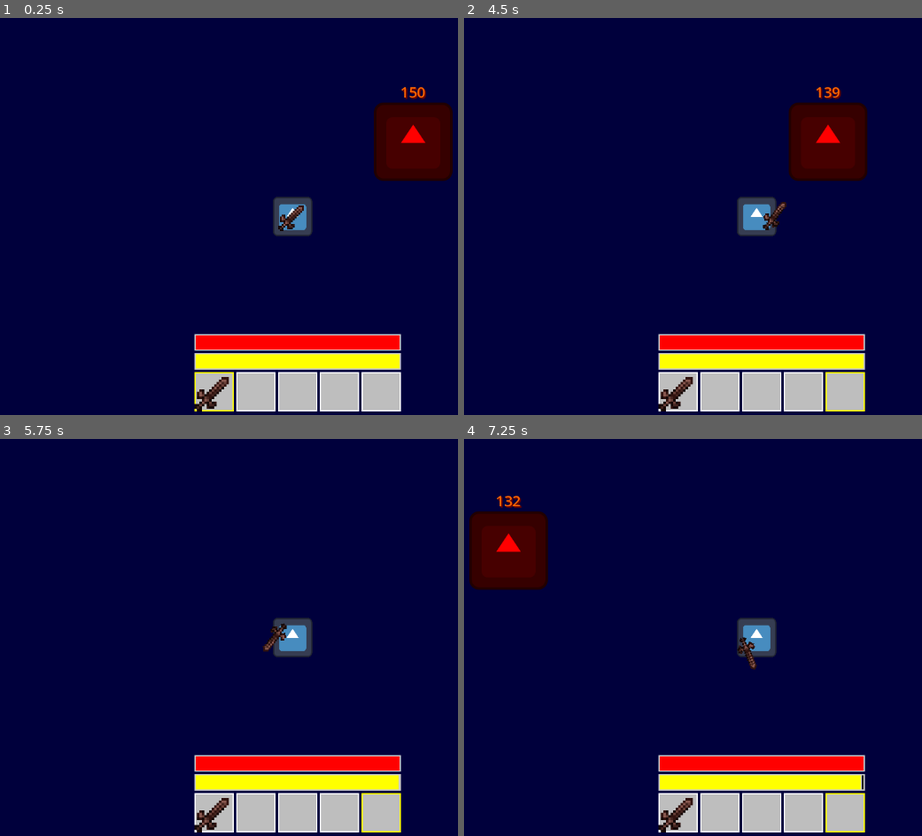
Above: before the commit, frames 1-4 (two rows, left to right).
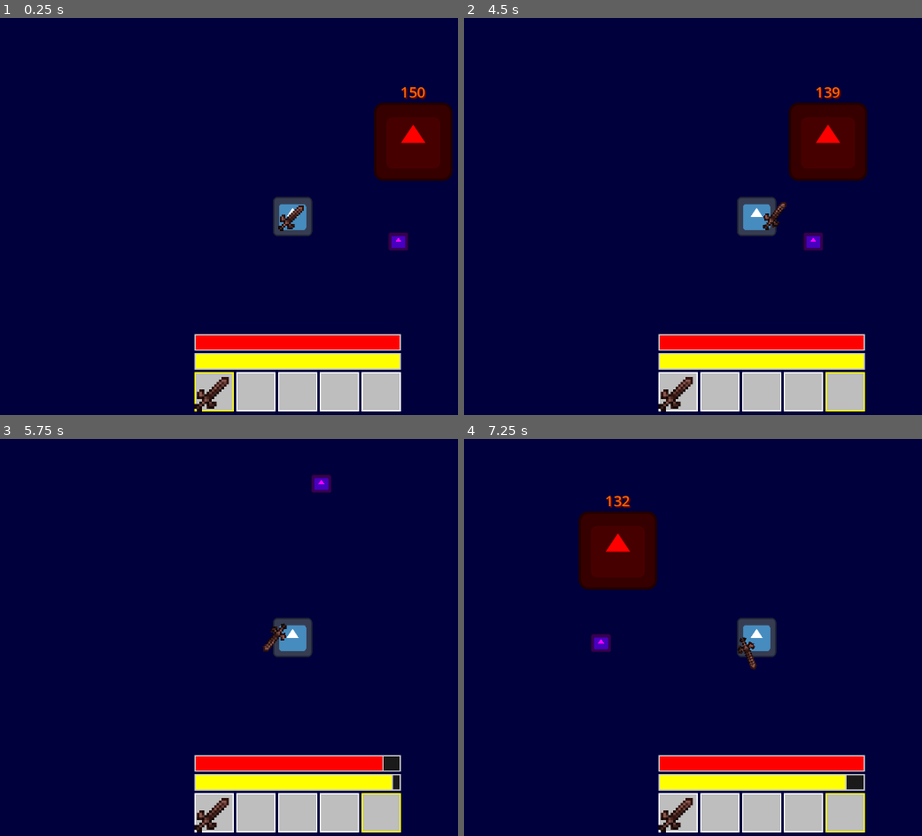
Above: after the commit, the same moments.

Repository: Bruhdows/fuel-the-flame
Game: Godot game, scene res://scenes/game.tscn
The game is run twice, just before and just after one commit, with the same random seed, the same clock (stepped at 60 frames per second) and the same inputs. The engine's default icon, where the game draws it, is replaced by a stand-in: a white triangle on a blue panel in a dark square.
Inputs (mouse positions are in pixels of both pictures, inside the frame that each line leads up to):
- Up to frame 1 (0.25 s): no input
- Up to frame 2 (4.5 s): click (679, 391) at 0.52 s; click (720, 391) at 1.27 s; click (761, 391) at 2.02 s; click (802, 391) at 2.77 s; click (844, 391) at 3.52 s; tap Enter at 4.25 s; move the mouse to (912, 196) at 4.27 s; hold D (right) from 4.28 s (still down); click (912, 196) at 4.35 s
- Up to frame 3 (5.75 s): move the mouse to (151, 657) at 5.02 s; release D (right) at 5.03 s; hold S (down) from 5.03 s (still down); tap Q (drop_item) at 5.1 s; click (151, 657) at 5.3 s
- Up to frame 4 (7.25 s): move the mouse to (825, 550) at 5.77 s; release S (down) at 5.78 s; hold D (right) 5.78-6.53 s; click (825, 550) at 5.85 s; move the mouse to (720, 716) at 6.52 s; hold W (up) from 6.53 s (still down); right-click (720, 716) at 6.6 s; click (720, 716) at 6.8 s

The runs differ from the first frame. In frame 1, 0.2% of the frame differs, in the area x 84-90%, y 54-59%; in frame 2, 0.2%; in frame 3, 0.4%; in frame 4, 7.3%, in the area x 1-87%, y 14-89%.
Error before the commit: Invalid assignment of property or key 'path_desired_distance' with value of type 'float' on a base object of type 'null instance'. (res://scenes/enemy.gd:43)

Commit message:
simple mob impl

Diff:
--- a/scenes/enemy.gd
+++ b/scenes/enemy.gd
@@ -1,218 +1,62 @@
-# Enemy.gd
+# Simple_Enemy.gd
 extends CharacterBody2D
-class_name Enemy
 
-# Enemy Stats
-@export var max_health: float = 50.0
-@export var movement_speed: float = 100.0
+# Basic stats
+@export var health: float = 50.0
+@export var speed: float = 80.0
 @export var attack_damage: float = 15.0
-@export var attack_range: float = 48.0
-@export var attack_cooldown: float = 1.5
-@export var detection_range: float = 200.0
+@export var attack_range: float = 50.0
 
-# Current state
-var current_health: float
-var player_target: CharacterBody2D = null
-var is_attacking: bool = false
+# References
+var player: CharacterBody2D = null
 var attack_timer: float = 0.0
-var is_dead: bool = false
 
-# Navigation
-@onready var nav_agent: NavigationAgent2D = $NavigationAgent2D
+@onready var sprite: Sprite2D = $Sprite2D
 @onready var detection_area: Area2D = $DetectionArea
-@onready var attack_area: Area2D = $AttackArea
-@onready var sprite: Sprite2D = $Sprite2D
-@onready var animation_player: AnimationPlayer = $AnimationPlayer
-@onready var health_bar: ProgressBar = $HealthBar
-
-# Collision shapes
-@onready var detection_collision: CollisionShape2D = $DetectionArea/CollisionShape2D
-@onready var attack_collision: CollisionShape2D = $AttackArea/CollisionShape2D
-
-signal enemy_died(enemy: Enemy)
-signal enemy_attacked_player(damage: float)
 
 func _ready():
-	current_health = max_health
-	setup_navigation()
-	setup_detection_areas()
-	update_health_bar()
-
-func setup_navigation():
-	# Configure NavigationAgent2D
-	nav_agent.path_desired_distance = 4.0
-	nav_agent.target_desired_distance = attack_range * 0.8
-
-	# Wait for navigation to be ready
-	call_deferred("actor_setup")
-
-func setup_detection_areas():
-	# Setup detection area
-	var detection_shape = CircleShape2D.new()
-	detection_shape.radius = detection_range
-	detection_collision.shape = detection_shape
-
-	# Setup attack area
-	var attack_shape = CircleShape2D.new()
-	attack_shape.radius = attack_range
-	attack_collision.shape = attack_shape
-
-	# Connect signals
-	detection_area.body_entered.connect(_on_detection_area_body_entered)
-	detection_area.body_exited.connect(_on_detection_area_body_exited)
-	attack_area.body_entered.connect(_on_attack_area_body_entered)
-	attack_area.body_exited.connect(_on_attack_area_body_exited)
-
-func actor_setup():
-	# Wait for NavigationServer to sync
-	await get_tree().physics_frame
-
-	# Set initial target if player is already in range
-	if player_target:
-		nav_agent.target_position = player_target.global_position
+	# Connect detection signals
+	detection_area.body_entered.connect(_on_player_entered)
+	detection_area.body_exited.connect(_on_player_exited)
 
 func _physics_process(delta):
-	if is_dead:
-		return
+	attack_timer -= delta
 
-	handle_attack_cooldown(delta)
-	handle_movement()
-	handle_attack()
+	if player:
+		# Move toward player
+		var direction = global_position.direction_to(player.global_position)
+		velocity = direction * speed
 
-func handle_attack_cooldown(delta):
-	if attack_timer > 0:
-		attack_timer -= delta
+		# Flip sprite
+		sprite.flip_h = velocity.x < 0
 
-func handle_movement():
-	if not player_target or is_dead:
+		# Attack if close enough
+		if global_position.distance_to(player.global_position) < attack_range and attack_timer <= 0:
+			attack_player()
+	else:
 		velocity = Vector2.ZERO
-		move_and_slide()
-		return
 
-	# Update target position
-	nav_agent.target_position = player_target.global_position
-
-	# Check if navigation is finished or we're close enough to attack
-	if nav_agent.is_navigation_finished():
-		velocity = Vector2.ZERO
-		move_and_slide()
-		return
-
-	# Get next path position and move towards it
-	var next_path_position = nav_agent.get_next_path_position()
-	var direction = global_position.direction_to(next_path_position)
-
-	velocity = direction * movement_speed
 	move_and_slide()
 
-	# Flip sprite based on movement direction
-	if velocity.x != 0:
-		sprite.flip_h = velocity.x < 0
-
-func handle_attack():
-	if not player_target or is_dead or is_attacking or attack_timer > 0:
-		return
-
-	var distance_to_player = global_position.distance_to(player_target.global_position)
-
-	if distance_to_player <= attack_range:
-		perform_attack()
-
-func perform_attack():
-	if not player_target or attack_timer > 0:
-		return
-
-	is_attacking = true
-	attack_timer = attack_cooldown
-
-	# Play attack animation if available
-	if animation_player and animation_player.has_animation("attack"):
-		animation_player.play("attack")
-
-	# Deal damage to player
-	if player_target.has_method("take_damage"):
-		player_target.take_damage(attack_damage)
-		enemy_attacked_player.emit(attack_damage)
-		print("Enemy attacked player for ", attack_damage, " damage!")
-
-	# Reset attacking state after a short delay
-	await get_tree().create_timer(0.5).timeout
-	is_attacking = false
+func attack_player():
+	attack_timer = 1.5  # Cooldown
+	if player.has_method("take_damage"):
+		player.take_damage(attack_damage)
 
 func take_damage(amount: float):
-	if is_dead:
-		return
+	health -= amount
+	# Flash red
+	sprite.modulate = Color.RED
+	await get_tree().create_timer(0.1).timeout
+	sprite.modulate = Color.WHITE
 
-	current_health = max(0, current_health - amount)
-	update_health_bar()
+	if health <= 0:
+		queue_free()
 
-	# Flash red when taking damage
-	flash_damage()
+func _on_player_entered(body):
+	if body.name == "Player":
+		player = body
 
-	print("Enemy took ", amount, " damage. Health: ", current_health)
-
-	if current_health <= 0:
-		die()
-
-func flash_damage():
-	if sprite:
-		sprite.modulate = Color.RED
-		await get_tree().create_timer(0.1).timeout
-		sprite.modulate = Color.WHITE
-
-func heal(amount: float):
-	if is_dead:
-		return
-
-	current_health = min(max_health, current_health + amount)
-	update_health_bar()
-
-func die():
-	if is_dead:
-		return
-
-	is_dead = true
-	velocity = Vector2.ZERO
-
-	# Play death animation if available
-	if animation_player and animation_player.has_animation("death"):
-		animation_player.play("death")
-		await animation_player.animation_finished
-
-	enemy_died.emit(self)
-	print("Enemy died!")
-
-	# Remove enemy after death
-	queue_free()
-
-func update_health_bar():
-	if health_bar:
-		health_bar.value = (current_health / max_health) * 100
-		health_bar.visible = current_health < max_health
-
-func _on_detection_area_body_entered(body):
-	if body.name == "Player" or body.has_method("take_damage"):
-		player_target = body
-		print("Enemy detected player")
-
-func _on_detection_area_body_exited(body):
-	if body == player_target:
-		player_target = null
-		print("Player left detection range")
-
-func _on_attack_area_body_entered(body):
-	# This is handled in handle_attack() function
-	pass
-
-func _on_attack_area_body_exited(body):
-	# This is handled in handle_attack() function
-	pass
-
-func get_health_percentage() -> float:
-	return current_health / max_health
-
-func is_alive() -> bool:
-	return current_health > 0 and not is_dead
-
-func set_target(target: CharacterBody2D):
-	player_target = target
+func _on_player_exited(body):
+	if body == player:
+		player = null
--- a/scenes/game.tscn
+++ b/scenes/game.tscn
@@ -95,6 +95,12 @@
 border_width_bottom = 2
 corner_detail = 6
 
+[sub_resource type="RectangleShape2D" id="RectangleShape2D_gee14"]
+size = Vector2(34, 30)
+
+[sub_resource type="RectangleShape2D" id="RectangleShape2D_0tnpc"]
+size = Vector2(52, 51)
+
 [node name="Game" type="Node2D"]
 script = ExtResource("1_p57ef")
 
@@ -127,6 +133,7 @@
 [node name="Camera" type="Camera2D" parent="Player"]
 
 [node name="Hitbox" type="CollisionShape2D" parent="Player"]
+position = Vector2(0, 1)
 shape = SubResource("RectangleShape2D_iywne")
 
 [node name="Fire" type="StaticBody2D" parent="."]
@@ -208,6 +215,22 @@
 show_percentage = false
 
 [node name="Enemy" type="CharacterBody2D" parent="."]
+position = Vector2(-24, 163)
 script = ExtResource("8_gee14")
 
+[node name="Hitbox" type="CollisionShape2D" parent="Enemy"]
+shape = SubResource("RectangleShape2D_gee14")
+
+[node name="Sprite2D" type="Sprite2D" parent="Enemy"]
+modulate = Color(1, 0, 1, 1)
+position = Vector2(0, 1.5258789e-05)
+scale = Vector2(0.2578125, 0.234375)
+texture = ExtResource("2_lnu2h")
+
+[node name="DetectionArea" type="Area2D" parent="Enemy"]
+
+[node name="CollisionShape2D" type="CollisionShape2D" parent="Enemy/DetectionArea"]
+position = Vector2(-1, 0.5)
+shape = SubResource("RectangleShape2D_0tnpc")
+
 [connection signal="timeout" from="Fire/Timer" to="Fire" method="_on_timer_timeout"]
--- a/scripts/player.gd
+++ b/scripts/player.gd
@@ -133,26 +133,32 @@
 		# Check for enemies in swing range
 		check_swing_damage()
 
+# Add this to your player script
 func check_swing_damage():
 	# Create a temporary area to detect enemies in swing range
 	var space_state = get_world_2d().direct_space_state
-	var query = PhysicsPointQueryParameters2D.new()
-	var swing_range = 64.0  # Range of swing attack
-
-	# Check in a small arc in front of player
+	var swing_range = 64.0
+
+	# Get direction towards mouse
 	var mouse_pos = get_global_mouse_position()
 	var direction = (mouse_pos - global_position).normalized()
-	var target_pos = global_position + direction * swing_range
-
-	query.position = target_pos
-	query.collision_mask = 2  # Assuming enemies are on layer 2
-
-	var result = space_state.intersect_point(query)
-	for collision in result:
-		var body = collision.collider
-		if body.has_method("take_damage"):
+
+	# Create shape query for swing area
+	var query = PhysicsShapeQueryParameters2D.new()
+	var circle_shape = CircleShape2D.new()
+	circle_shape.radius = swing_range
+	query.shape = circle_shape
+	query.transform = Transform2D(0, global_position + direction * swing_range * 0.5)
+	query.collision_mask = 4  # Enemy layer (set enemies to layer 3, mask bit 4)
+
+	var results = space_state.intersect_shape(query)
+	for result in results:
+		var body = result.collider
+		if body.has_method("take_damage") and body != self:
 			var current_item = get_selected_item()
-			var damage = current_item.get_damage() if current_item.has_method("get_damage") else 25.0
+			var damage = 25.0  # Default sword damage
+			if current_item and current_item.has_method("get_damage"):
+				damage = current_item.get_damage()
 			body.take_damage(damage)
 			print("Hit enemy for ", damage, " damage!")
 
Not shown: 1 places in scenes/game.tscn that only renumber resources
